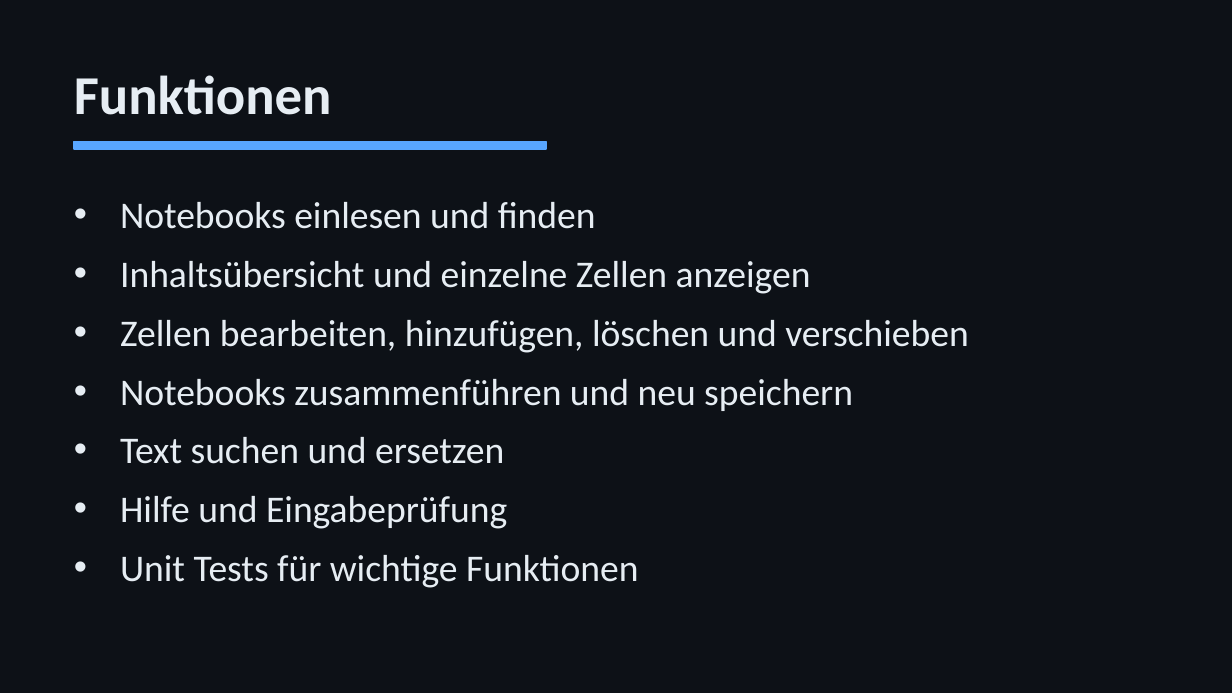
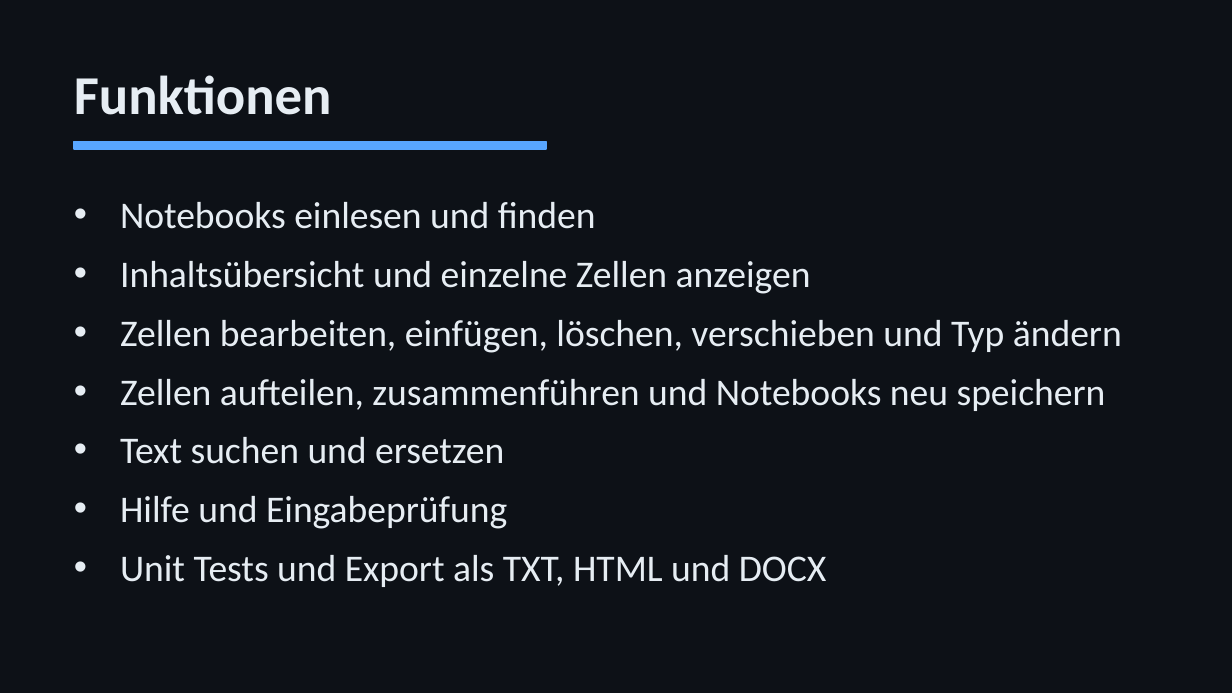
Before and after one commit to Mariuschh/notebookTools, a slide deck: slide 3 of docs/notebookTools.pptx. Drawn at 1232x693 pixels with LibreOffice and Linux fonts; fonts in the diff are those of the drawing. Boxes give left, top, right and bottom in pixels: in the first picture for what was removed or moved away, otherwise in the second. Text is boxed around its words. In the diff, an @@ line names an element or a change of style, - is before the commit and + after.

```diff
--- a/docs/notebookTools.pptx
+++ b/docs/notebookTools.pptx
@@ text at box(120, 320, 1122, 411): text changed @@
-• Zellen bearbeiten, hinzufügen, löschen und verschieben
-• Notebooks zusammenführen und neu speichern
+• Zellen bearbeiten, einfügen, löschen, verschieben und Typ ändern
+• Zellen aufteilen, zusammenführen und Notebooks neu speichern
@@ text at box(120, 555, 827, 587): text changed @@
-• Unit Tests für wichtige Funktionen
+• Unit Tests und Export als TXT, HTML und DOCX
```
Also in this commit, not shown: 18 other files.
